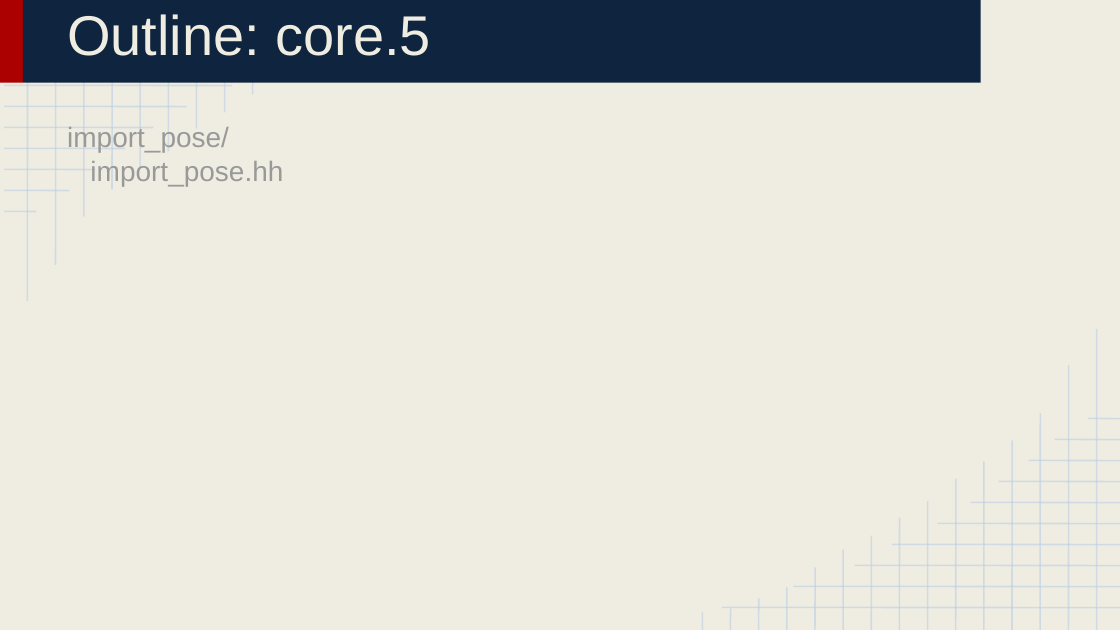
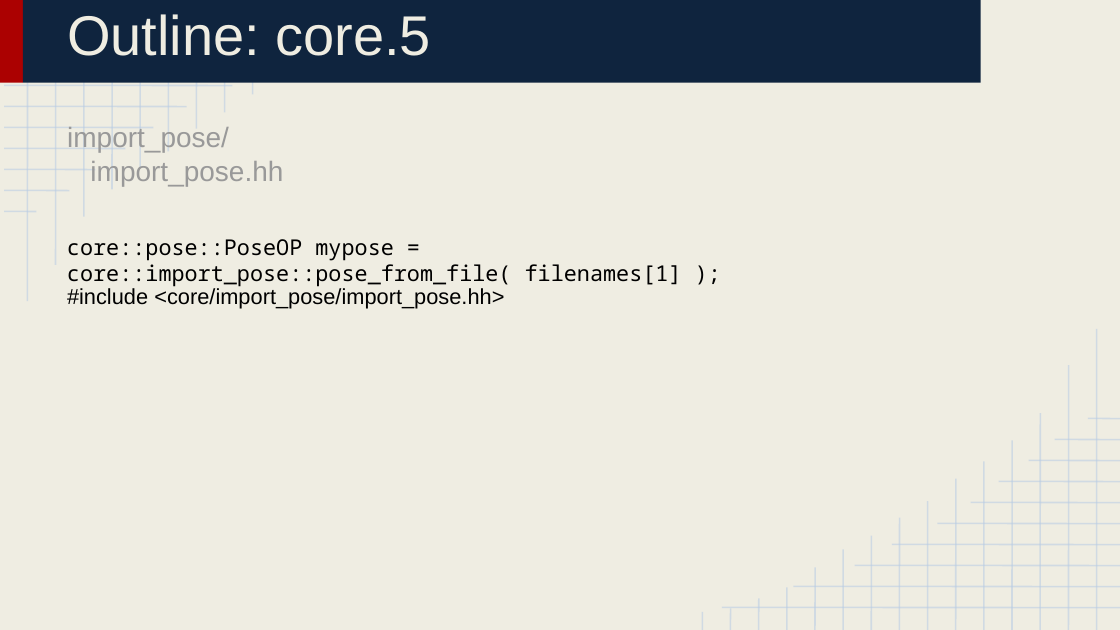
Before and after one commit to huabaiuw/prepare_bootcamp_2016_Aug, a slide deck: slide 9 of Lecture 4_ Library Structure 3.pptx (slide 5 before the commit). Drawn at 1120x630 pixels with LibreOffice and Linux fonts; fonts in the diff are those of the drawing. Boxes give left, top, right and bottom in pixels: in the first picture for what was removed or moved away, otherwise in the second. Text is boxed around its words. In the diff, an @@ line names an element or a change of style, - is before the commit and + after.

```diff
--- a/Lecture 4_ Library Structure 3.pptx
+++ b/Lecture 4_ Library Structure 3.pptx
@@ text added at [67, 239, 682, 287], 14 pt, text #000000 @@
+core::pose::PoseOP mypose = core::import_pose::pose_from_file( filenames[1] );
@@ text added at [67, 286, 504, 308], 14 pt, text #000000 @@
+#include <core/import_pose/import_pose.hh>
```
Also in this commit, not shown: 7 other slides changed, 6 slides added, 1 slide removed, 3 other files.
